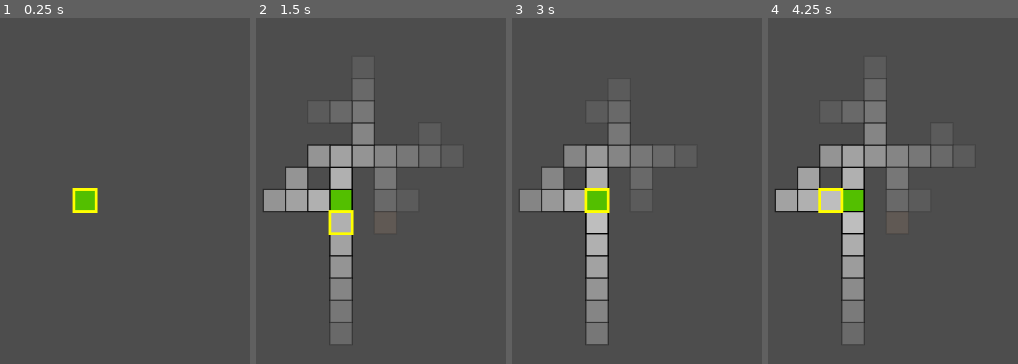
Above: before the commit, frames 1-4 (left to right).
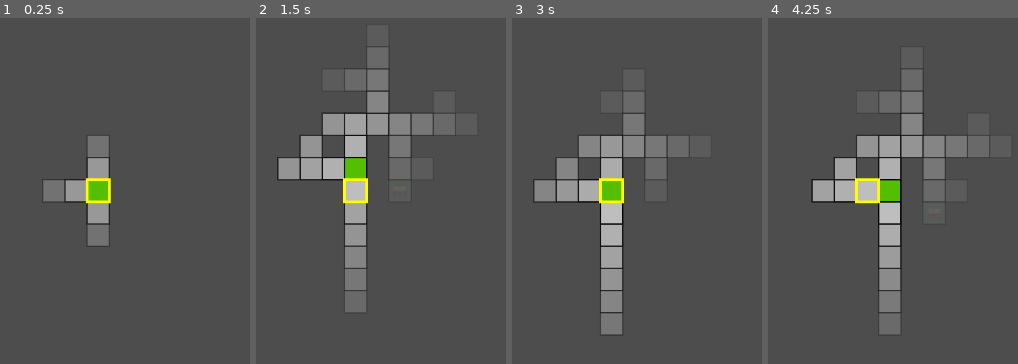
Above: after the commit, the same moments.

Repository: jhaakma/maze_game
Game: Godot game, scene res://Main.tscn
The game is run twice, just before and just after one commit, with the same random seed, the same clock (stepped at 60 frames per second) and the same inputs.
Inputs:
- Up to frame 1 (0.25 s): no input
- Up to frame 2 (1.5 s): tap Enter (ui_accept) at 0.5, 0.77, 1.25 s; hold D (move_right) 0.53-1.28 s; hold S (move_down) from 1.28 s (still down)
- Up to frame 3 (3 s): tap Enter (ui_accept) at 1.52, 2, 2.75 s; release S (move_down) at 2.03 s; hold D (move_right) 2.03-2.78 s; hold W (move_up) from 2.78 s (still down)
- Up to frame 4 (4.25 s): tap Enter (ui_accept) at 3.02, 3.5, 3.77 s; release W (move_up) at 3.53 s; hold A (move_left) from 3.53 s (still down)

The runs differ from the first frame. In frame 1, 3.9% of the frame differs, in the area x 16-45%, y 34-67%; in frame 2, 19%; in frame 3, 13%; in frame 4, 20%, in the area x 2-89%, y 14-95%.

Commit message:
Updates

Diff:
--- a/Main.tscn
+++ b/Main.tscn
@@ -6,6 +6,7 @@
 [ext_resource type="Script" uid="uid://bc45bp2ccmjdm" path="res://Rooms/Room.gd" id="4_3dxm6"]
 [ext_resource type="PackedScene" uid="uid://de7e471aj42si" path="res://Player/Player.tscn" id="4_cm0pq"]
 [ext_resource type="Resource" uid="uid://72y2o8eu65fq" path="res://Rooms/room_item.tres" id="5_3dxm6"]
+[ext_resource type="Script" uid="uid://bx85nu0nabb6q" path="res://camera_2d.gd" id="7_lgr22"]
 
 [node name="Main" type="Node2D" node_paths=PackedStringArray("generator", "visualiser", "player")]
 script = ExtResource("1_glv2v")
@@ -15,12 +16,12 @@
 player = NodePath("Player")
 
 [node name="MazeVisualiser" parent="." node_paths=PackedStringArray("controller") instance=ExtResource("2_r0du0")]
-position = Vector2(555, 334)
+position = Vector2(576, 320)
 cell_size = 32
 controller = NodePath("..")
 dim_alpha = 0.0
 
-[node name="MazeGenerator" parent="." node_paths=PackedStringArray("controller") instance=ExtResource("3_cm0pq")]
+[node name="MazeGenerator" parent="." instance=ExtResource("3_cm0pq")]
 position = Vector2(1, 2)
 room_count = 100
 branch_chance = 0.1
@@ -28,7 +29,11 @@
 bounds_min = Vector2i(-10, -8)
 bounds_max = Vector2i(10, 8)
 same_direction_chance = 0.8
-controller = NodePath("..")
 room_types = Array[ExtResource("4_3dxm6")]([ExtResource("5_3dxm6")])
 
 [node name="Player" parent="." instance=ExtResource("4_cm0pq")]
+
+[node name="Camera2D" type="Camera2D" parent="."]
+position = Vector2(2, 0)
+anchor_mode = 0
+script = ExtResource("7_lgr22")
--- a/MazeGenerator/maze_generator.gd
+++ b/MazeGenerator/maze_generator.gd
@@ -146,4 +146,4 @@
         #Check spawn chance
         if randf() < new_room.spawn_chance:
             print("Placing room at ", pos, " with type: ", new_room.description)
-            maze_data.maze[pos] = new_room
+            maze_data.maze[pos] = new_room.duplicate()
--- a/MazeGenerator/maze_visualiser.gd
+++ b/MazeGenerator/maze_visualiser.gd
@@ -52,9 +52,20 @@
 
         # Blend: take the brightest
         var alpha = max(player_alpha, matchstick_alpha)
+        if player.position == pos:
+            alpha = 1.0  # Always fully lit at player positiona
         var color = Color(room.color.r, room.color.g, room.color.b, alpha)
         draw_rect(Rect2(pos * cell_size, Vector2(cell_size, cell_size)), color)
         draw_rect(Rect2(pos * cell_size, Vector2(cell_size, cell_size)), Color(0,0,0,alpha), false, 2.0)
+
+        # Draw room icon if available, with alpha
+        if room.icon:
+            var icon = room.icon_visited if room.visited and room.icon_visited else room.icon
+            var icon_size = Vector2(cell_size, cell_size) * 0.8
+            var icon_pos = Vector2(pos) * cell_size + (Vector2(cell_size, cell_size) - icon_size) / 2.0
+            var icon_color = Color(1, 1, 1, alpha)  # White with the same alpha
+            draw_texture_rect(icon, Rect2(icon_pos, icon_size), false, icon_color)
+
 
     # Draw player at their current position
     draw_rect(Rect2(player.position * cell_size, Vector2(cell_size, cell_size)), Color(1, 1, 0, 1.0), false, 4.0)
--- a/Player/player.gd
+++ b/Player/player.gd
@@ -3,6 +3,7 @@
 class_name Player
 
 signal memory_updated
+signal position_changed
 
 @export var position: Vector2i = Vector2i.ZERO
 @export var memory_loss_per_move: float = 0.1  # Amount of memory lost per move
@@ -25,14 +26,15 @@
     add_child(forget_timer)
     forget_timer.start()
 
-func try_move(direction: Vector2i, maze_data: MazeData) -> void:
+func try_move(direction: Vector2i, game: MazeGame) -> void:
     var new_pos = position + direction
-    if maze_data.maze.has(new_pos):
+    if game.maze_data.maze.has(new_pos):
         position = new_pos
-        var room = maze_data.maze[new_pos]
+        var room = game.maze_data.maze[new_pos]
         if room is Room:
-            room.on_enter(self)
-            learn_rooms(maze_data)
+            room.on_enter(game)
+            learn_rooms(game.maze_data)
+            position_changed.emit(position)
         else:
             print("No valid room at position: ", new_pos)
         forget_rooms()
@@ -59,6 +61,11 @@
             memorised_rooms[pos] = max(0.0, memorised_rooms[pos] - memory_loss_per_move)
             if memorised_rooms[pos] <= 0.0:
                 memorised_rooms.erase(pos)  # Remove rooms with no memory left
+func clear_memory():
+    memorised_rooms.clear()
+    memorised_rooms[position] = 1.0  # Reset memory for current position
+    emit_signal("memory_updated")
+
 
 func fail_move(new_pos: Vector2i) -> void:
     print("Cannot move to position: ", new_pos, " - no room exists there.")
--- a/Rooms/Behaviours/RoomBehaviour.gd
+++ b/Rooms/Behaviours/RoomBehaviour.gd
@@ -2,6 +2,6 @@
 
 class_name RoomBehaviour
 
-func on_enter(player: Player) -> void:
+func on_enter(game: MazeGame) -> void:
     # Override this method in subclasses to define behavior when a player enters the room
     pass
--- /dev/null
+++ b/Rooms/Behaviours/room_behaviour_exit.gd
@@ -0,0 +1,4 @@
+extends RoomBehaviour
+
+func on_enter(game: MazeGame) -> void:
+    game.generate_maze()
--- a/Rooms/Behaviours/room_behaviour_item.gd
+++ b/Rooms/Behaviours/room_behaviour_item.gd
@@ -1,5 +1,5 @@
 extends RoomBehaviour
 
-func on_enter(player: Player) -> void:
+func on_enter(game: MazeGame) -> void:
     # Override this method to define what happens when the player enters the room
-    print("Player has entered the item room at position: ", player.position)
+    print("Player has entered the item room at position: ", game.player.position)
--- a/Rooms/Room.gd
+++ b/Rooms/Room.gd
@@ -3,15 +3,19 @@
 
 @export var color: Color = Color.GRAY
 @export var icon: Texture2D = null
+@export var icon_visited: Texture2D = null
 @export var description: String = "A generic room."
 @export var behaviour: Script = null
 @export var empty: bool = false
 @export var spawn_chance: float = 1.0
 
-func on_enter(player: Player) -> void:
+var visited: bool = false
+
+func on_enter(game: MazeGame) -> void:
+    visited = true
     if behaviour:
         var instance = behaviour.new()
         if instance is RoomBehaviour:
-            instance.on_enter(player)
+            instance.on_enter(game)
         else:
             push_error("Room: Assigned behaviour script is not a RoomBehaviour.")
--- a/Rooms/room_exit.tres
+++ b/Rooms/room_exit.tres
@@ -1,14 +1,13 @@
 [gd_resource type="Resource" script_class="Room" load_steps=3 format=3 uid="uid://bunmenujigws0"]
 
+[ext_resource type="Script" uid="uid://droqcopdtno7x" path="res://Rooms/Behaviours/room_behaviour_exit.gd" id="1_1u5sl"]
 [ext_resource type="Script" uid="uid://bc45bp2ccmjdm" path="res://Rooms/Room.gd" id="1_ov1po"]
-
-[sub_resource type="GDScript" id="GDScript_ov1po"]
 
 [resource]
 script = ExtResource("1_ov1po")
 color = Color(0.75, 0, 0, 1)
 description = "The exit to the maze."
-behaviour = SubResource("GDScript_ov1po")
+behaviour = ExtResource("1_1u5sl")
 empty = false
 spawn_chance = 0.0
 metadata/_custom_type_script = "uid://bc45bp2ccmjdm"
--- a/Rooms/room_item.tres
+++ b/Rooms/room_item.tres
@@ -1,11 +1,15 @@
-[gd_resource type="Resource" script_class="Room" load_steps=3 format=3 uid="uid://72y2o8eu65fq"]
+[gd_resource type="Resource" script_class="Room" load_steps=5 format=3 uid="uid://72y2o8eu65fq"]
 
 [ext_resource type="Script" uid="uid://dowt3h43cc4km" path="res://Rooms/Behaviours/room_behaviour_item.gd" id="1_gc3mh"]
 [ext_resource type="Script" uid="uid://bc45bp2ccmjdm" path="res://Rooms/Room.gd" id="1_oopq0"]
+[ext_resource type="Texture2D" uid="uid://u2ck2f6momit" path="res://Icons/Chest.png" id="2_xlohp"]
+[ext_resource type="Texture2D" uid="uid://cyq7xbenmkgbr" path="res://Icons/Chest_Open.png" id="3_7eh57"]
 
 [resource]
 script = ExtResource("1_oopq0")
-color = Color(0.914301, 0.692392, 0.531243, 1)
+color = Color(0.61837, 0.78555, 0.76195, 1)
+icon = ExtResource("2_xlohp")
+icon_visited = ExtResource("3_7eh57")
 description = "A generic room."
 behaviour = ExtResource("1_gc3mh")
 empty = false
--- /dev/null
+++ b/camera_2d.gd
@@ -0,0 +1,6 @@
+extends Camera2D
+
+func update_camera_position(pos: Vector2i) -> void:
+    # Update the camera position to center on the given position
+    print("Updating camera position to: ", pos)
+    global_position = Vector2(pos * 32.0)
--- a/main.gd
+++ b/main.gd
@@ -1,5 +1,7 @@
 extends Node2D
 class_name MazeGame
+
+@onready var camera: Camera2D = $Camera2D
 
 @export var generator: MazeGenerator
 @export var visualiser: Node2D
@@ -16,6 +18,7 @@
     maze_data = MazeData.new()
     # No longer create a single matchstick here
     player.memory_updated.connect(_on_illumination_changed)
+    player.position_changed.connect(_on_player_position_changed)
     if generator == null:
         push_error("MazeGame: No MazeGenerator assigned.")
     else:
@@ -25,19 +28,23 @@
     if visualiser:
         visualiser.queue_redraw()
 
+#update camera position
+func _on_player_position_changed(new_position: Vector2i) -> void:
+    camera.update_camera_position(new_position)
+
 func _unhandled_input(event) -> void:
     var moved := false
     if event.is_action_pressed("move_left"):
-        player.try_move(Vector2i.LEFT, maze_data)
+        player.try_move(Vector2i.LEFT, self)
         moved = true
     elif event.is_action_pressed("move_right"):
-        player.try_move(Vector2i.RIGHT, maze_data)
+        player.try_move(Vector2i.RIGHT, self)
         moved = true
     elif event.is_action_pressed("move_up"):
-        player.try_move(Vector2i.UP, maze_data)
+        player.try_move(Vector2i.UP, self)
         moved = true
     elif event.is_action_pressed("move_down"):
-        player.try_move(Vector2i.DOWN, maze_data)
+        player.try_move(Vector2i.DOWN, self)
         moved = true
     elif event.is_action_pressed("ui_accept"):
         use_matchstick()
@@ -45,6 +52,10 @@
         visualiser.queue_redraw()
 
 func generate_maze() -> void:
+    matchsticks.clear()
+    if player:
+        player.clear_memory()
+
     var start_pos: Vector2i = Vector2i.ZERO
     if generator == null or maze_data == null:
         push_error("MazeGame: No MazeGenerator or MazeData assigned.")
@@ -52,6 +63,7 @@
     generator.generate_maze(maze_data, start_pos)
     if player:
         player.position = start_pos
+        player.learn_rooms(maze_data)
     if visualiser:
         visualiser.queue_redraw()
 
Binary file added: Icons/Chest.png
Not shown, added: Icons/Chest.png.import
Binary file added: Icons/Chest_Open.png
Not shown, added: Icons/Chest_Open.png.import
Not shown: 1 places in Main.tscn that only renumber resources
Not shown, added: Rooms/Behaviours/room_behaviour_exit.gd.uid
Not shown, added: camera_2d.gd.uid
Not shown, added: tests/test_addition.gd.uid
Not shown, added: tests/test_maze_data.gd.uid
Not shown, added: tests/test_maze_generator.gd.uid
